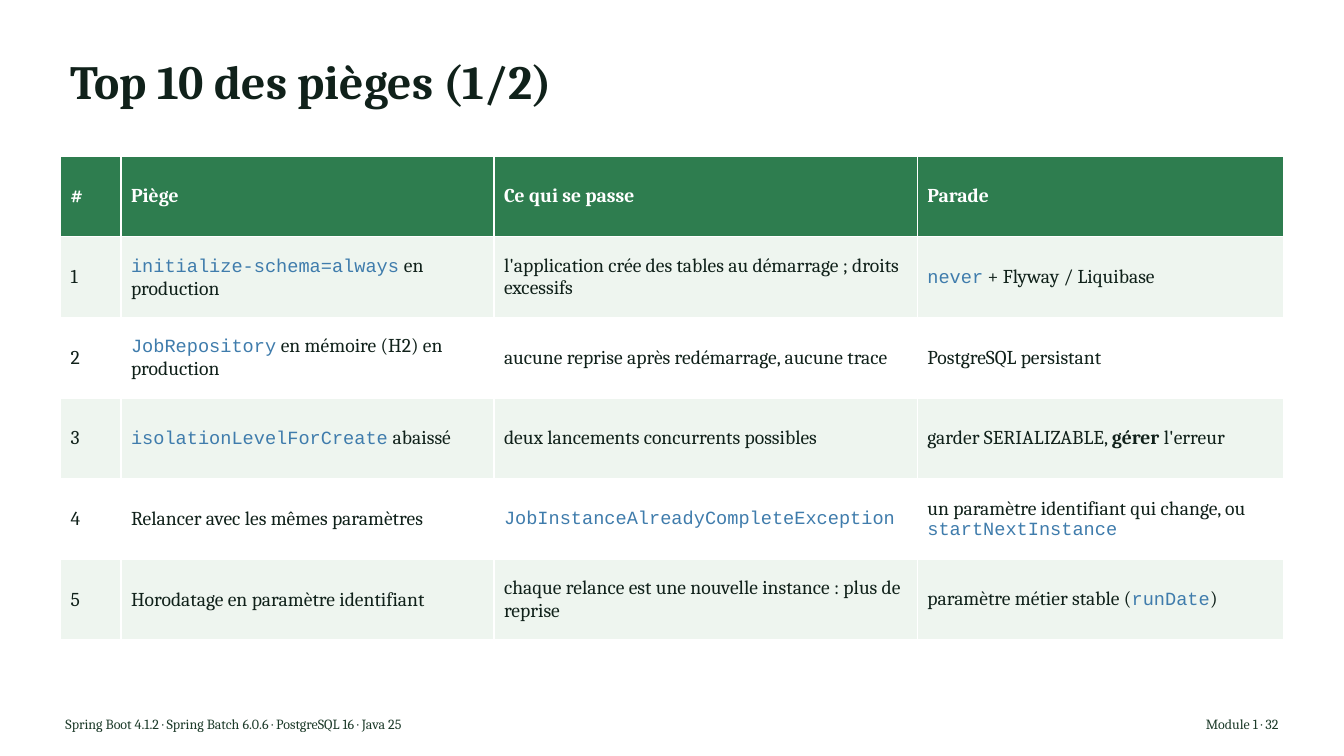
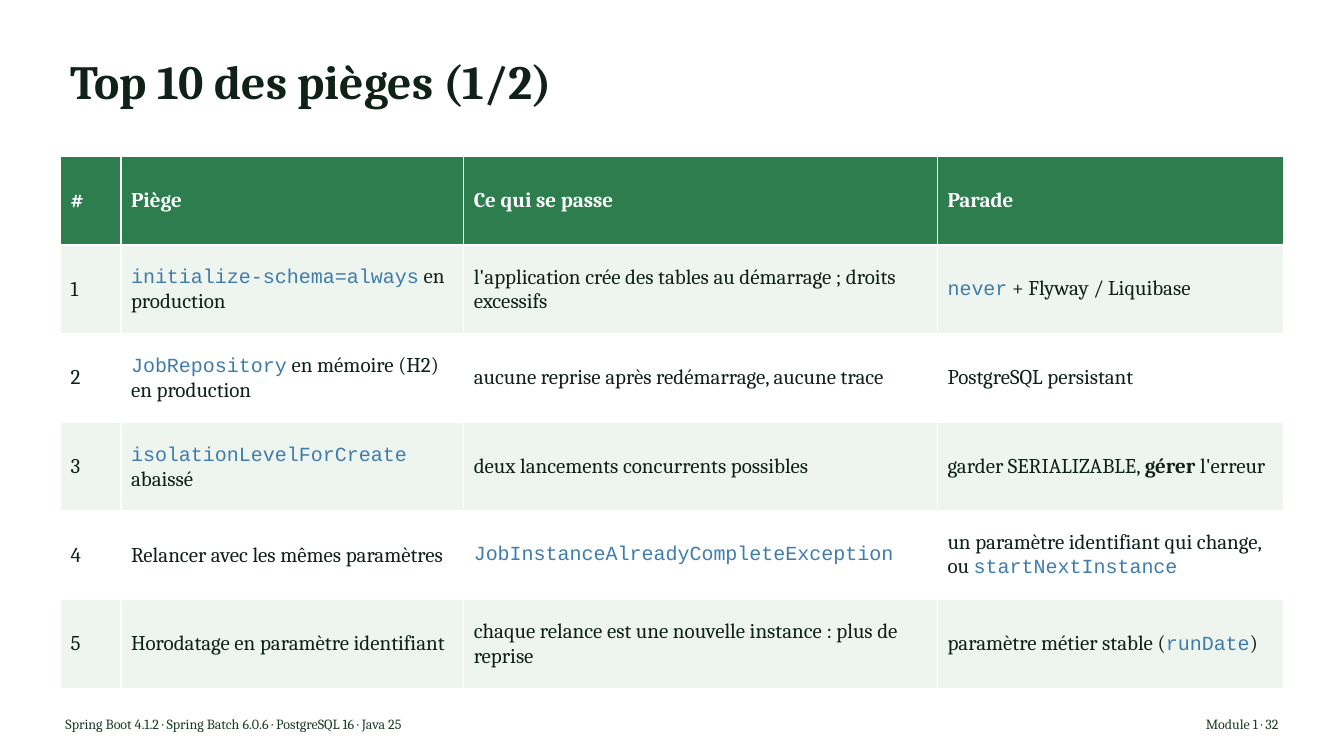
Before and after one commit to NaoufalHightech/tp-spring-batch, a slide deck: slide 29 of pptx/build/Spring_Batch_Module_1.pptx. Drawn at 1344x756 pixels with LibreOffice and Linux fonts; fonts in the diff are those of the drawing. Boxes give left, top, right and bottom in pixels: in the first picture for what was removed or moved away, otherwise in the second. Text is boxed around its words. In the diff, an @@ line names an element or a change of style, - is before the commit and + after.

```diff
--- a/pptx/build/Spring_Batch_Module_1.pptx
+++ b/pptx/build/Spring_Batch_Module_1.pptx
@@ table at bbox=[60, 156, 1284, 689] @@
@@ size 14 to 15 pt in "#", "Piège", "Ce qui se passe", "Parade" and 19 more places @@
@@ size 13.3 to 14.2 pt in "initialize-schema=always", "never", "JobRepository", "isolationLevelForCreate" and 3 more places @@
```
Also in this commit, not shown: 22 other slides changed, 10 other files.
